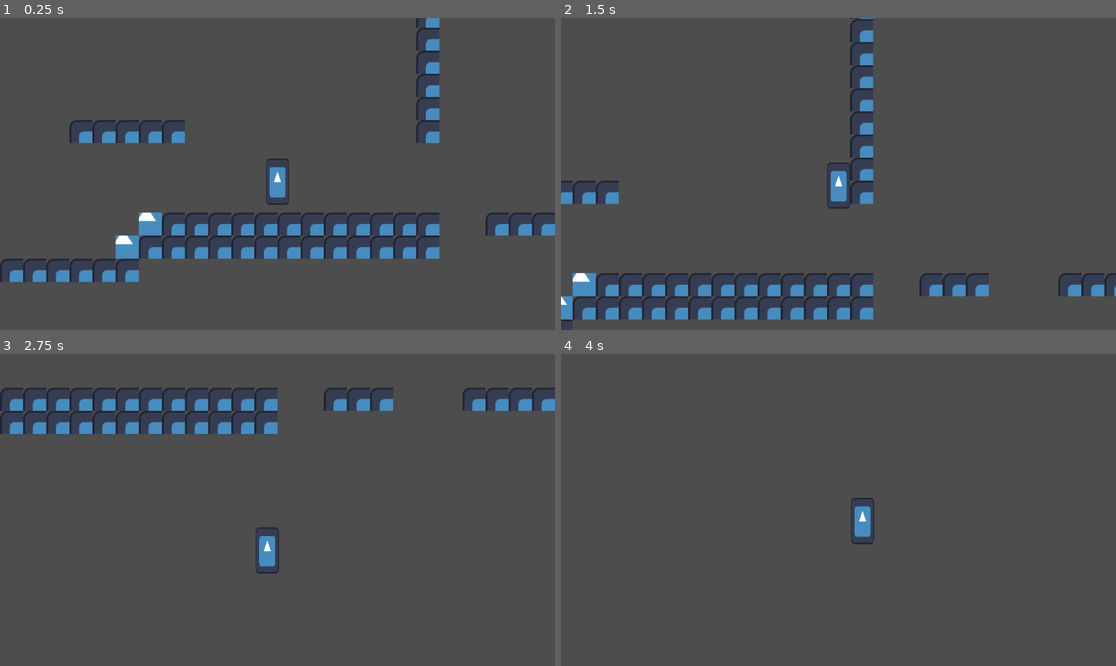
Above: before the commit, frames 1-4 (two rows, left to right).
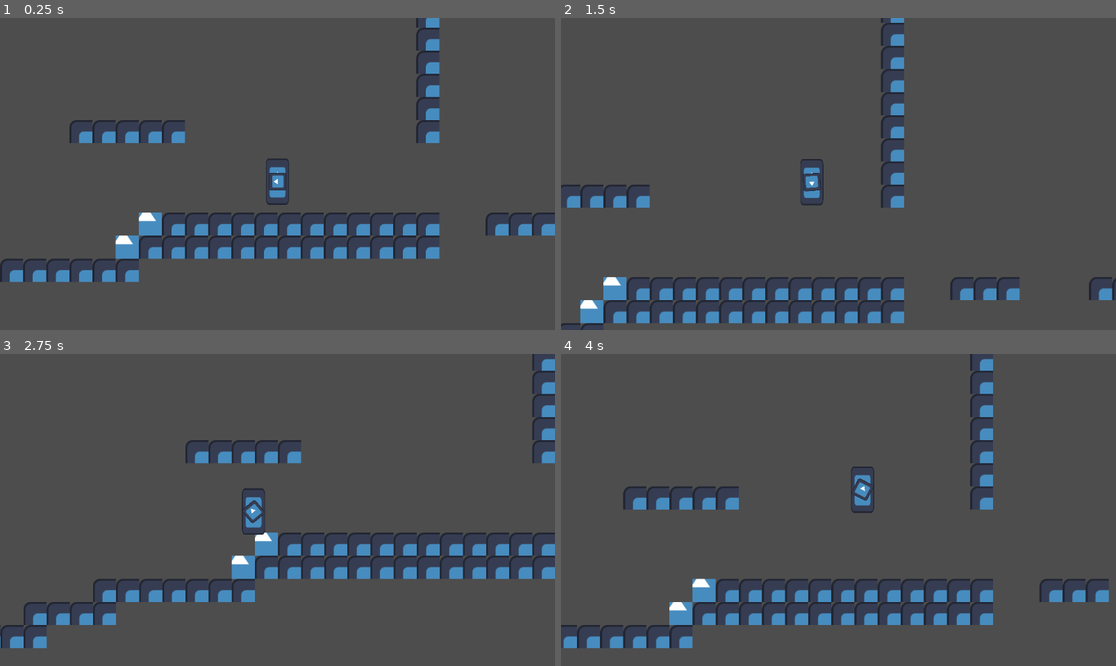
Above: after the commit, the same moments.

Repository: CE-Studio/2gg-2025
Game: Godot game, scene res://scenes/test.tscn
Same seed, same stepped clock (60 frames per second), same inputs: the game is played once before the commit and once after it. The project has no main scene, so this scene is started directly. The engine's default icon, where the game draws it, is replaced by a stand-in: a white triangle on a blue panel in a dark square.
Inputs (mouse positions are in pixels of both pictures, inside the frame that each line leads up to):
- Up to frame 1 (0.25 s): no input
- Up to frame 2 (1.5 s): move the mouse to (960, 158) at 0.52 s; hold D (game_right) from 0.53 s (still down); click (960, 158) at 0.6 s; tap W (game_jump) at 0.77 s; move the mouse to (727, 189) at 1.27 s; click (727, 189) at 1.35 s
- Up to frame 3 (2.75 s): tap W (game_jump) at 1.52 s; move the mouse to (333, 441) at 2.02 s; release D (game_right) at 2.03 s; hold A (game_left) from 2.03 s (still down); click (333, 441) at 2.1 s
- Up to frame 4 (4 s): move the mouse to (810, 572) at 2.77 s; release A (game_left) at 2.78 s; hold D (game_right) from 2.78 s (still down); click (810, 572) at 2.85 s; tap W (game_jump) at 3.02, 3.77 s; move the mouse to (1005, 556) at 3.52 s; click (1005, 556) at 3.6 s

The runs differ from the first frame. In frame 1, 0.1% of the frame differs, in the area x 48-52%, y 49-56%; in frame 2, 11%; in frame 3, 12%, in the area x 0-100%, y 0-95%; in frame 4, 8.1%.

Commit message:
a bunch of things

Diff:
--- a/components/player.tscn
+++ b/components/player.tscn
@@ -7,10 +7,12 @@
 radius = 24.0
 height = 96.0
 
+[sub_resource type="CircleShape2D" id="CircleShape2D_51jd6"]
+radius = 84.006
+
 [node name="player" type="CharacterBody2D"]
 physics_interpolation_mode = 1
 script = ExtResource("1_51jd6")
-mask_state = 1
 
 [node name="CollisionShape2D" type="CollisionShape2D" parent="."]
 shape = SubResource("CapsuleShape2D_errlg")
@@ -22,3 +24,8 @@
 [node name="pointer" type="Sprite2D" parent="."]
 scale = Vector2(0.284, 0.284)
 texture = ExtResource("2_uapwn")
+
+[node name="Area2D" type="Area2D" parent="."]
+
+[node name="CollisionShape2D" type="CollisionShape2D" parent="Area2D"]
+shape = SubResource("CircleShape2D_51jd6")
--- /dev/null
+++ b/components/textbox.gd
@@ -0,0 +1,14 @@
+extends CanvasLayer
+
+
+@onready var text:RichTextLabel = $Control/VBoxContainer/PanelContainer/MarginContainer/HBoxContainer/PanelContainer/MarginContainer/RichTextLabel
+@onready var ico:Sprite2D = $Control/VBoxContainer/PanelContainer/MarginContainer/HBoxContainer/PanelContainer2/MarginContainer/Control/Icon
+
+
+func _ready() -> void:
+	hide()
+
+
+# Called every frame. 'delta' is the elapsed time since the previous frame.
+func _process(delta: float) -> void:
+	pass
--- /dev/null
+++ b/components/textbox.tscn
@@ -0,0 +1,74 @@
+[gd_scene load_steps=3 format=3 uid="uid://cicpu7si3lo8s"]
+
+[ext_resource type="Script" uid="uid://bqmytwf67tgsx" path="res://components/textbox.gd" id="1_0qpvj"]
+[ext_resource type="Texture2D" uid="uid://c6bgm1bk7lcp6" path="res://icon.svg" id="1_fdgt3"]
+
+[node name="CanvasLayer" type="CanvasLayer"]
+script = ExtResource("1_0qpvj")
+
+[node name="Control" type="Control" parent="."]
+layout_mode = 3
+anchors_preset = 15
+anchor_right = 1.0
+anchor_bottom = 1.0
+grow_horizontal = 2
+grow_vertical = 2
+
+[node name="VBoxContainer" type="VBoxContainer" parent="Control"]
+layout_mode = 1
+anchors_preset = 15
+anchor_right = 1.0
+anchor_bottom = 1.0
+grow_horizontal = 2
+grow_vertical = 2
+
+[node name="Control" type="Control" parent="Control/VBoxContainer"]
+layout_mode = 2
+size_flags_vertical = 3
+
+[node name="PanelContainer" type="PanelContainer" parent="Control/VBoxContainer"]
+layout_mode = 2
+
+[node name="MarginContainer" type="MarginContainer" parent="Control/VBoxContainer/PanelContainer"]
+layout_mode = 2
+theme_override_constants/margin_left = 4
+theme_override_constants/margin_top = 4
+theme_override_constants/margin_right = 4
+theme_override_constants/margin_bottom = 4
+
+[node name="HBoxContainer" type="HBoxContainer" parent="Control/VBoxContainer/PanelContainer/MarginContainer"]
+layout_mode = 2
+
+[node name="PanelContainer2" type="PanelContainer" parent="Control/VBoxContainer/PanelContainer/MarginContainer/HBoxContainer"]
+layout_mode = 2
+
+[node name="MarginContainer" type="MarginContainer" parent="Control/VBoxContainer/PanelContainer/MarginContainer/HBoxContainer/PanelContainer2"]
+layout_mode = 2
+theme_override_constants/margin_left = 4
+theme_override_constants/margin_top = 4
+theme_override_constants/margin_right = 4
+theme_override_constants/margin_bottom = 4
+
+[node name="Control" type="Control" parent="Control/VBoxContainer/PanelContainer/MarginContainer/HBoxContainer/PanelContainer2/MarginContainer"]
+custom_minimum_size = Vector2(192, 192)
+layout_mode = 2
+
+[node name="Icon" type="Sprite2D" parent="Control/VBoxContainer/PanelContainer/MarginContainer/HBoxContainer/PanelContainer2/MarginContainer/Control"]
+position = Vector2(96, 96)
+texture = ExtResource("1_fdgt3")
+
+[node name="PanelContainer" type="PanelContainer" parent="Control/VBoxContainer/PanelContainer/MarginContainer/HBoxContainer"]
+layout_mode = 2
+size_flags_horizontal = 3
+
+[node name="MarginContainer" type="MarginContainer" parent="Control/VBoxContainer/PanelContainer/MarginContainer/HBoxContainer/PanelContainer"]
+layout_mode = 2
+theme_override_constants/margin_left = 4
+theme_override_constants/margin_top = 4
+theme_override_constants/margin_right = 4
+theme_override_constants/margin_bottom = 4
+
+[node name="RichTextLabel" type="RichTextLabel" parent="Control/VBoxContainer/PanelContainer/MarginContainer/HBoxContainer/PanelContainer/MarginContainer"]
+layout_mode = 2
+bbcode_enabled = true
+scroll_active = false
--- a/project.godot
+++ b/project.godot
@@ -65,13 +65,17 @@
 }
 game_action_controller={
 "deadzone": 0.2,
-"events": []
+"events": [Object(InputEventJoypadMotion,"resource_local_to_scene":false,"resource_name":"","device":-1,"axis":5,"axis_value":1.0,"script":null)
+]
 }
 game_action_mouse={
 "deadzone": 0.2,
 "events": [Object(InputEventMouseButton,"resource_local_to_scene":false,"resource_name":"","device":-1,"window_id":0,"a …(258 unchanged characters)…
-, Object(InputEventJoypadMotion,"resource_local_to_scene":false,"resource_name":"","device":-1,"axis":5,"axis_value":1.0,"script":null)
 ]
+}
+game_dia_next={
+"deadzone": 0.2,
+"events": []
 }
 
 [layer_names]
--- a/scripts/gamestate.gd
+++ b/scripts/gamestate.gd
@@ -2,4 +2,10 @@
 extends RefCounted
 
 
+static var in_text := false
 static var accepting_input := true
+static var paused := false
+
+
+static func is_accepting_input() -> bool:
+	return accepting_input and (not paused) and (not in_text)
--- a/scripts/mask.gd
+++ b/scripts/mask.gd
@@ -1,3 +1,4 @@
+class_name Mask
 extends Node2D
 
 
--- a/scripts/player.gd
+++ b/scripts/player.gd
@@ -58,32 +58,28 @@
 	state_changed.emit()
 	GlobalCamera.tracking = self
 	GlobalCamera.tracking_obj = true
+	_sync_motion()
 
 
 func _sync_motion() -> void:
 	match mask_state:
 		Masks.NONE:
-			JUMP_VELOCITY = -810.0
 			up_direction = Vector2.UP
 			pointer.hide()
 		Masks.FOX:
-			JUMP_VELOCITY = -810.0
 			up_direction = Vector2.UP
 			pointer.show()
 		Masks.GECKO:
 			pointer.hide()
 		Masks.BEAR:
-			JUMP_VELOCITY = -810.0
 			up_direction = Vector2.UP
 			pointer.show()
 		Masks.CAT:
-			JUMP_VELOCITY = -810.0
 			up_direction = Vector2.UP
 			pointer.hide()
 		Masks.BEETLE:
-			JUMP_VELOCITY = -810.0
 			up_direction = Vector2.UP
-			pointer.hide()
+			pointer.show()
 
 
 func _physics_process(delta:float) -> void:
@@ -103,7 +99,7 @@
 
 
 func _movement_and_input(delta:float) -> void:
-	if not GameState.accepting_input:
+	if not GameState.is_accepting_input():
 		if is_on_floor():
 			velocity.x = move_toward(velocity.x, 0, ACCEL * delta)
 		return
@@ -145,7 +141,9 @@
 			Masks.CAT:
 				pass
 			Masks.BEETLE:
-				pass
+				if is_on_wall() and not spent:
+					velocity = dir * 1010
+					spent = true
 	if mask_state == Masks.BEETLE:
 		if Input.is_action_pressed("game_jump"):
 			if is_on_wall():
Not shown: 1 places in components/player.tscn that only renumber resources
Not shown, added: components/textbox.gd.uid
Not shown, changed: artassets/Player.gvdesign
